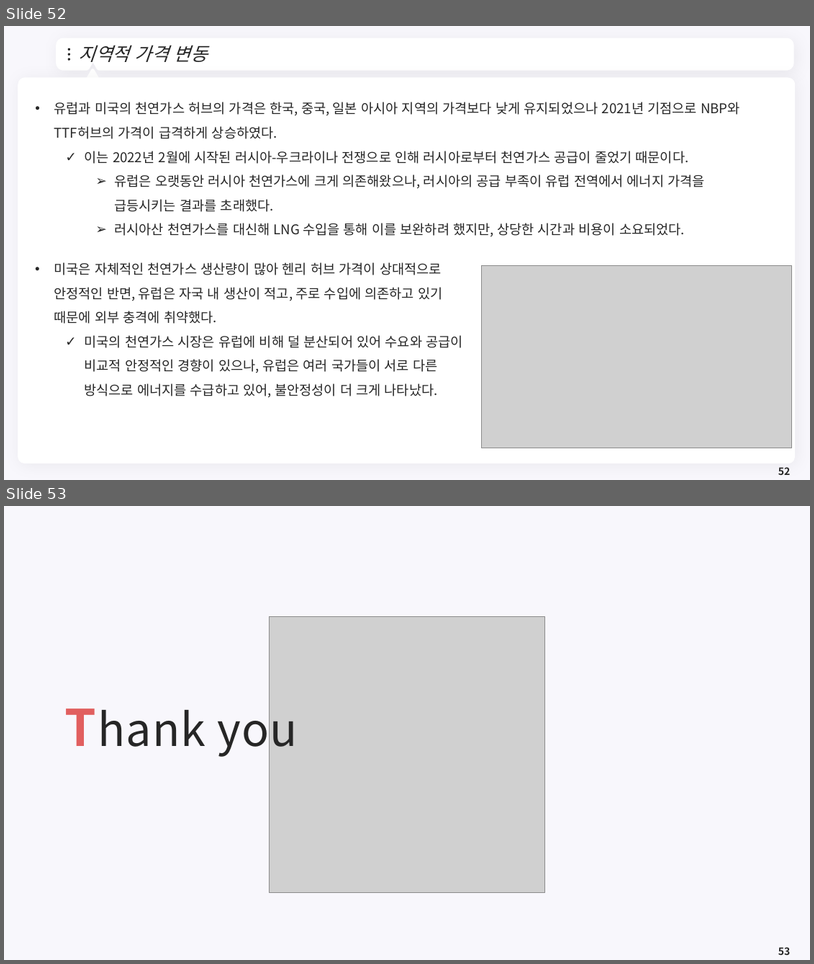
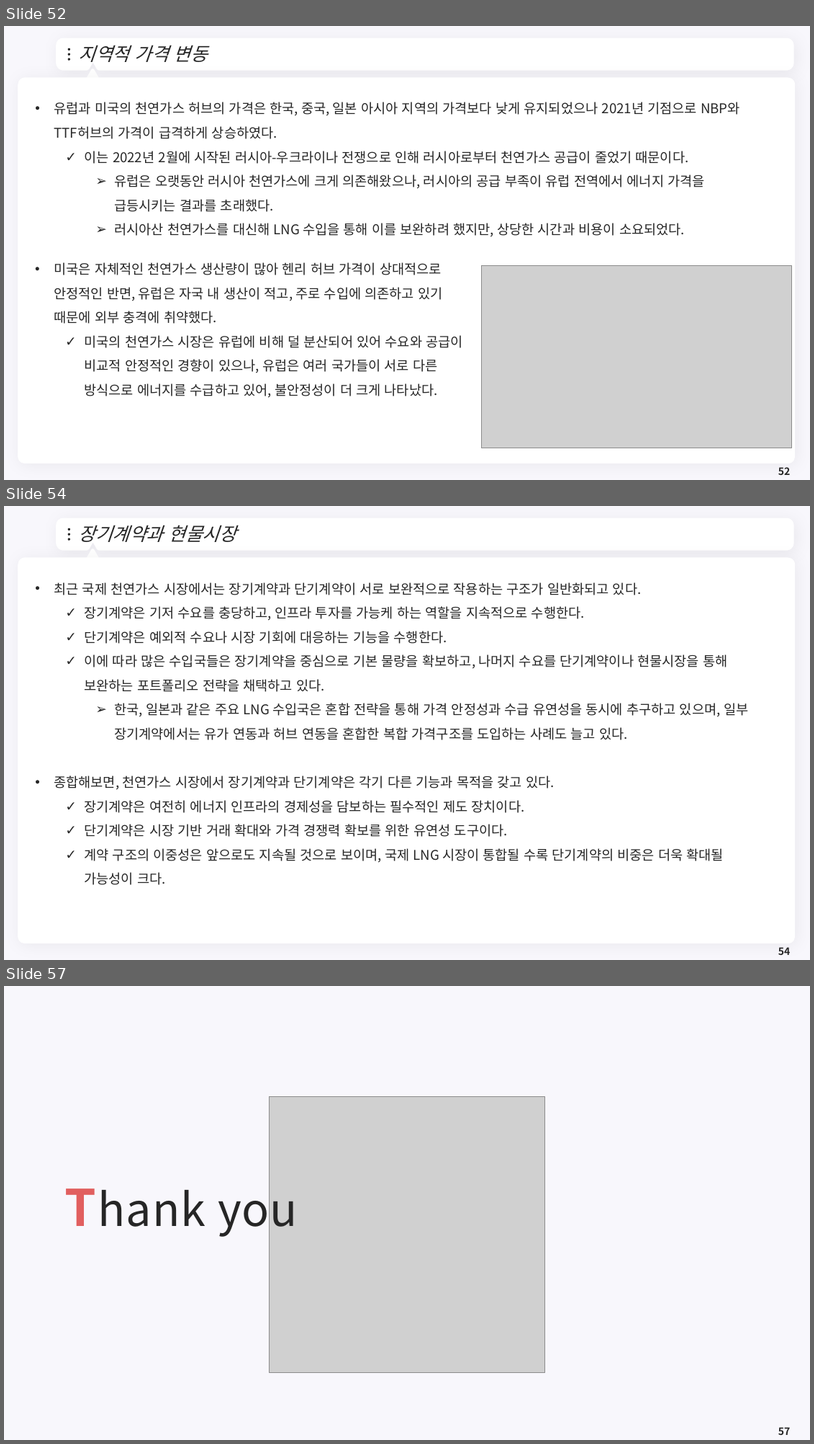
Before and after one commit to meandthey/Teaching, a slide deck: 에너지경제학/자원에너지경제학_Chapter_3 (가스).pptx. Shown one above the other, each under a label of ours: slides 52 and 53 before the commit, slides 52, 54 and 57 after it; the slides between them are not shown. The pictures are 814x964 and 814x1444 pixels, drawn with LibreOffice and Linux fonts; fonts in the diff are those of the drawing; grey boxes stand for pictures; background and template pictures are left out. Boxes give left, top, right and bottom in pixels: in the first picture for what was removed or moved away, otherwise in the second. Text is boxed around its words. In the diff, an @@ line names an element or a change of style, - is before the commit and + after.

```diff
--- a/에너지경제학/자원에너지경제학_Chapter_3 (가스).pptx
+++ b/에너지경제학/자원에너지경제학_Chapter_3 (가스).pptx
@@ slide 54 added at (4,506,810,960), background #F8F7FC; not listed: 7 template elements that a slide beside it also shows @@
@@ title added at (79,525,237,542), 22 pt, text #262626, italic @@
+장기계약과 현물시장
@@ text added at (54,582,748,885), 16 pt, text #262626 @@
+• 최근 국제 천연가스 시장에서는 장기계약과 단기계약이 서로 보완적으로 작용하는 구조가 일반화되고 있다.
+  ✓ 장기계약은 기저 수요를 충당하고, 인프라 투자를 가능케 하는 역할을 지속적으로 수행한다.
+  ✓ 단기계약은 예외적 수요나 시장 기회에 대응하는 기능을 수행한다.
+  ✓ 이에 따라 많은 수입국들은 장기계약을 중심으로 기본 물량을 확보하고, 나머지 수요를 단기계약이나 현물시장을 통해 보완하는 포트폴리오 전략을 채택하고 있다.
+    ➢ 한국, 일본과 같은 주요 LNG 수입국은 혼합 전략을 통해 가격 안정성과 수급 유연성을 동시에 추구하고 있으며, 일부 장기계약에서는 유가 연동과 허브 연동을 혼합한 복합 가격구조를 도입하는 사례도 늘고 있다.
+• 종합해보면, 천연가스 시장에서 장기계약과 단기계약은 각기 다른 기능과 목적을 갖고 있다.
+  ✓ 장기계약은 여전히 에너지 인프라의 경제성을 담보하는 필수적인 제도 장치이다.
+  ✓ 단기계약은 시장 기반 거래 확대와 가격 경쟁력 확보를 위한 유연성 도구이다.
+  ✓ 계약 구조의 이중성은 앞으로도 지속될 것으로 보이며, 국제 LNG 시장이 통합될 수록 단기계약의 비중은 더욱 확대될 가능성이 크다.
@@ page number added at (779,947,790,955), 12 pt, text #262626, bold @@
+54
@@ what was slide 53 is now slide 57 @@
@@ page number at (779,1427,790,1435): text changed @@
-53
+57
```
Also in this commit, not shown: 1 slide changed, 3 other slides added, 4 other files.
